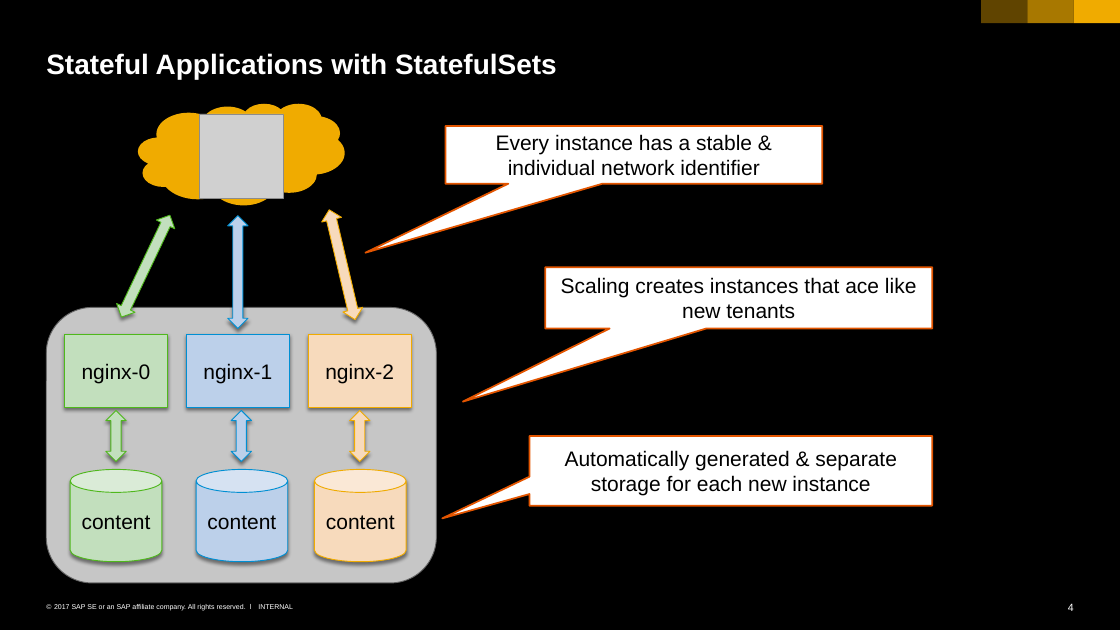
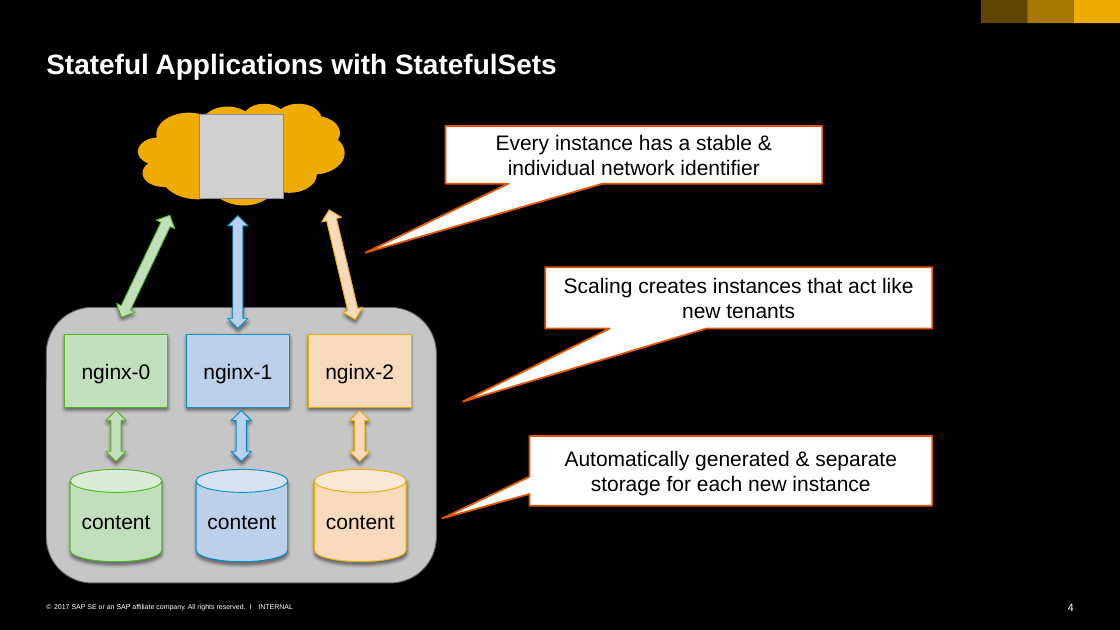
Before and after one commit to cuijiyao01/docker-k8s-training, a slide deck: slide 4 of kubernetes/10_statefulset.pptx. Drawn at 1120x630 pixels with LibreOffice and Linux fonts; fonts in the diff are those of the drawing; grey boxes stand for pictures. Boxes give left, top, right and bottom in pixels: in the first picture for what was removed or moved away, otherwise in the second. Text is boxed around its words. In the diff, an @@ line names an element or a change of style, - is before the commit and + after.

Commit message:
fix typo in statefulset description

```diff
--- a/kubernetes/10_statefulset.pptx
+++ b/kubernetes/10_statefulset.pptx
@@ text in speech box at (564,277,913,319): text changed @@
-Scaling creates instances that ace like new tenants
+Scaling creates instances that act like new tenants
```
